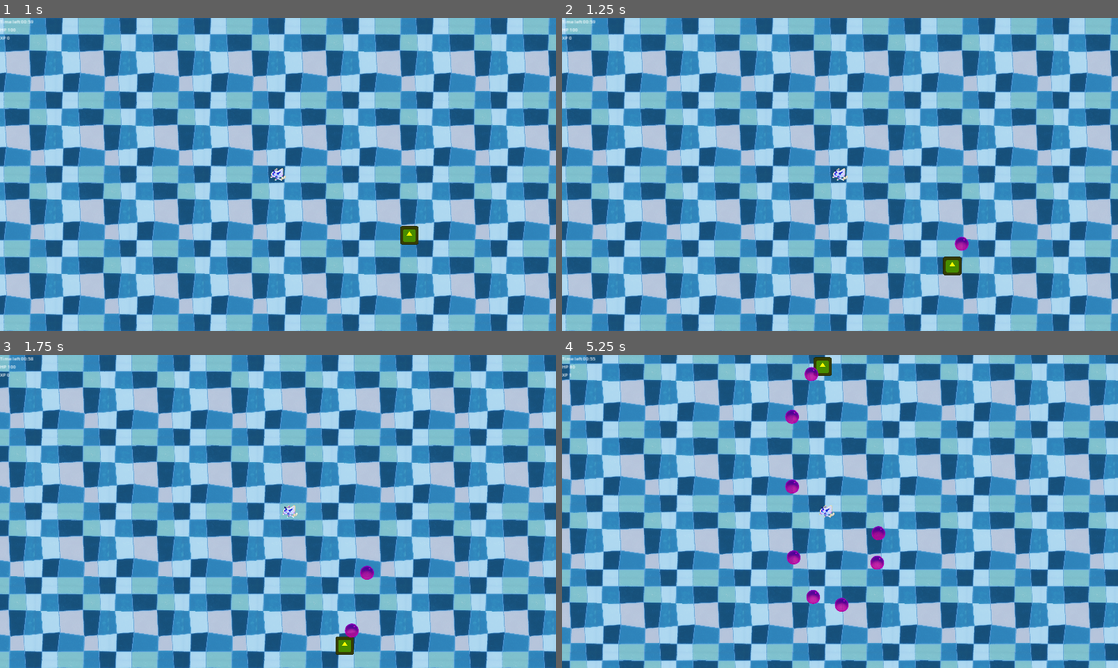
Above: before the commit, frames 1-4 (two rows, left to right).
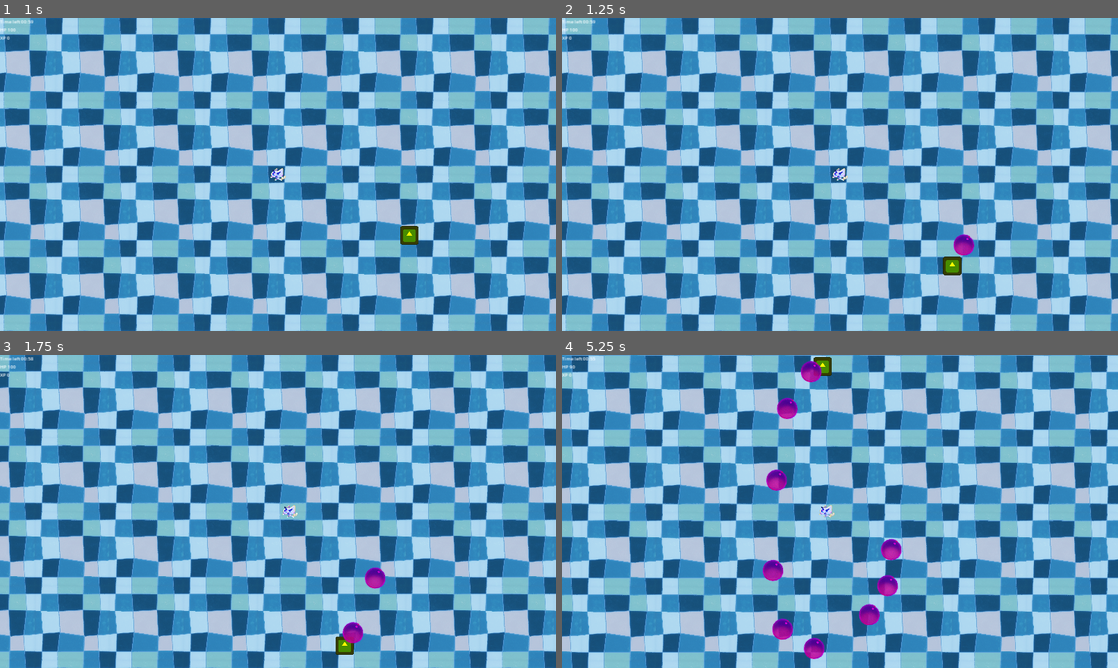
Above: after the commit, the same moments.

Repository: eloneonn/vampire-bubbles
Game: Godot game, scene res://scenes/game.tscn
Same seed, same stepped clock (60 frames per second), same inputs: the game is played once before the commit and once after it. The engine's default icon, where the game draws it, is replaced by a stand-in: a white triangle on a blue panel in a dark square.
Inputs (mouse positions are in pixels of both pictures, inside the frame that each line leads up to):
- Up to frame 1 (1 s): click "Start game" at 0.5 s
- Up to frame 2 (1.25 s): no input
- Up to frame 3 (1.75 s): move the mouse to (400, 495) at 1.27 s; hold D (right) from 1.28 s (still down)
- Up to frame 4 (5.25 s): move the mouse to (728, 527) at 2.02 s; release D (right) at 2.03 s; hold S (down) 2.03-2.78 s; move the mouse to (895, 442) at 2.77 s; hold D (right) 2.78-3.53 s; move the mouse to (812, 574) at 3.52 s; hold W (up) 3.53-4.28 s; move the mouse to (1006, 558) at 4.27 s; hold A (left) from 4.28 s (still down); move the mouse to (673, 464) at 5.02 s

Frame 1 is identical in both runs. In frame 2, 0.1% of the frame differs, in the area x 70-75%, y 68-76%; in frame 3, 0.4%; in frame 4, 78%, in the area x 0-100%, y 0-100%.

Commit message:
iron bubble added

Diff:
--- /dev/null
+++ b/scenes/iron_bubble.gd
@@ -0,0 +1,23 @@
+extends CharacterBody2D
+
+@onready var bubble: CharacterBody2D = $"."
+@onready var player: CharacterBody2D
+
+const SPEED = 100.0
+
+func _ready():
+	player = get_tree().get_nodes_in_group("player")[0]
+
+func _physics_process(delta: float) -> void:
+	if player:
+		var player_position = player.global_position
+
+		var direction = (player_position - global_position).normalized()
+		velocity = direction * SPEED
+
+		move_and_slide()
+
+func _on_health_health_depleted() -> void:
+	PlayerManager.add_experience(1)
+	PlayerManager.add_kill(1)
+	queue_free()
--- /dev/null
+++ b/scenes/iron_bubble.tscn
@@ -0,0 +1,52 @@
+[gd_scene load_steps=9 format=3 uid="uid://b0w8rkb05nhqd"]
+
+[ext_resource type="Script" path="res://scenes/iron_bubble.gd" id="1_y5i6j"]
+[ext_resource type="Texture2D" uid="uid://bnvj4sxn6juwn" path="res://assets/sprites/BUBBLE4.png" id="2_s625n"]
+[ext_resource type="Script" path="res://scripts/health.gd" id="3_oiyxy"]
+[ext_resource type="Script" path="res://scripts/hitbox.gd" id="4_hohud"]
+[ext_resource type="Script" path="res://scripts/hurtbox.gd" id="5_7nugl"]
+
+[sub_resource type="CircleShape2D" id="CircleShape2D_1gro2"]
+radius = 40.0
+
+[sub_resource type="CircleShape2D" id="CircleShape2D_xiq0j"]
+radius = 45.0
+
+[sub_resource type="CircleShape2D" id="CircleShape2D_m588a"]
+radius = 45.0
+
+[node name="IronBubble" type="CharacterBody2D" groups=["enemies"]]
+script = ExtResource("1_y5i6j")
+
+[node name="Sprite2D" type="Sprite2D" parent="."]
+modulate = Color(1, 0, 1, 1)
+scale = Vector2(1.5, 1.5)
+texture = ExtResource("2_s625n")
+
+[node name="CollisionShape2D" type="CollisionShape2D" parent="."]
+shape = SubResource("CircleShape2D_1gro2")
+
+[node name="Health" type="Node" parent="."]
+script = ExtResource("3_oiyxy")
+MAX_HEALTH = 40.0
+
+[node name="Hitbox" type="Area2D" parent="." groups=["enemies"]]
+collision_layer = 3
+script = ExtResource("4_hohud")
+permanent = true
+
+[node name="CollisionShape2D" type="CollisionShape2D" parent="Hitbox"]
+scale = Vector2(1.5, 1.5)
+shape = SubResource("CircleShape2D_xiq0j")
+
+[node name="Hurtbox" type="Area2D" parent="." node_paths=PackedStringArray("health")]
+collision_layer = 2
+collision_mask = 3
+script = ExtResource("5_7nugl")
+health = NodePath("../Health")
+
+[node name="CollisionShape2D" type="CollisionShape2D" parent="Hurtbox"]
+scale = Vector2(1.5, 1.5)
+shape = SubResource("CircleShape2D_m588a")
+
+[connection signal="health_depleted" from="Health" to="." method="_on_health_health_depleted"]
--- a/scenes/player.tscn
+++ b/scenes/player.tscn
@@ -19,6 +19,21 @@
 [sub_resource type="RectangleShape2D" id="RectangleShape2D_ep6i8"]
 size = Vector2(257, 46)
 
+[sub_resource type="Animation" id="Animation_uqgfd"]
+length = 0.001
+tracks/0/type = "value"
+tracks/0/imported = false
+tracks/0/enabled = true
+tracks/0/path = NodePath("Sprite2D:self_modulate")
+tracks/0/interp = 1
+tracks/0/loop_wrap = true
+tracks/0/keys = {
+"times": PackedFloat32Array(0),
+"transitions": PackedFloat32Array(1),
+"update": 0,
+"values": [Color(1, 1, 1, 1)]
+}
+
 [sub_resource type="Animation" id="Animation_005dm"]
 resource_name = "hit"
 tracks/0/type = "value"
@@ -32,21 +47,6 @@
 "transitions": PackedFloat32Array(1, 1, 1),
 "update": 1,
 "values": [Color(1, 1, 1, 1), Color(1, 0.387956, 0.319725, 1), Color(1, 1, 1, 1)]
-}
-
-[sub_resource type="Animation" id="Animation_uqgfd"]
-length = 0.001
-tracks/0/type = "value"
-tracks/0/imported = false
-tracks/0/enabled = true
-tracks/0/path = NodePath("Sprite2D:self_modulate")
-tracks/0/interp = 1
-tracks/0/loop_wrap = true
-tracks/0/keys = {
-"times": PackedFloat32Array(0),
-"transitions": PackedFloat32Array(1),
-"update": 0,
-"values": [Color(1, 1, 1, 1)]
 }
 
 [sub_resource type="AnimationLibrary" id="AnimationLibrary_swakf"]
--- a/scripts/enemy_spawner.gd
+++ b/scripts/enemy_spawner.gd
@@ -3,8 +3,9 @@
 enum enemy_type {BASIC, FAST, ARMORED}
 
 var basic = preload("res://scenes/bubble.tscn")
+var iron = preload("res://scenes/iron_bubble.tscn")
 
 func spawn_enemy():
-	var instance = basic.instantiate()
+	var instance = iron.instantiate()
 	instance.position = get_parent().global_position
 	get_tree().root.add_child(instance)
--- a/scripts/health.gd
+++ b/scripts/health.gd
@@ -7,6 +7,7 @@
 signal lost_health
 
 func damage(attack: Attack) -> void:
+
 	lost_health.emit()
 	health -= attack.damage
 	if health <= 0:
Not shown: 1 places in scenes/bubble.tscn that only renumber resources
Not shown: 1 places in scenes/enemy_1.tscn that only renumber resources
Not shown: 1 places in scenes/game.tscn that only renumber resources
